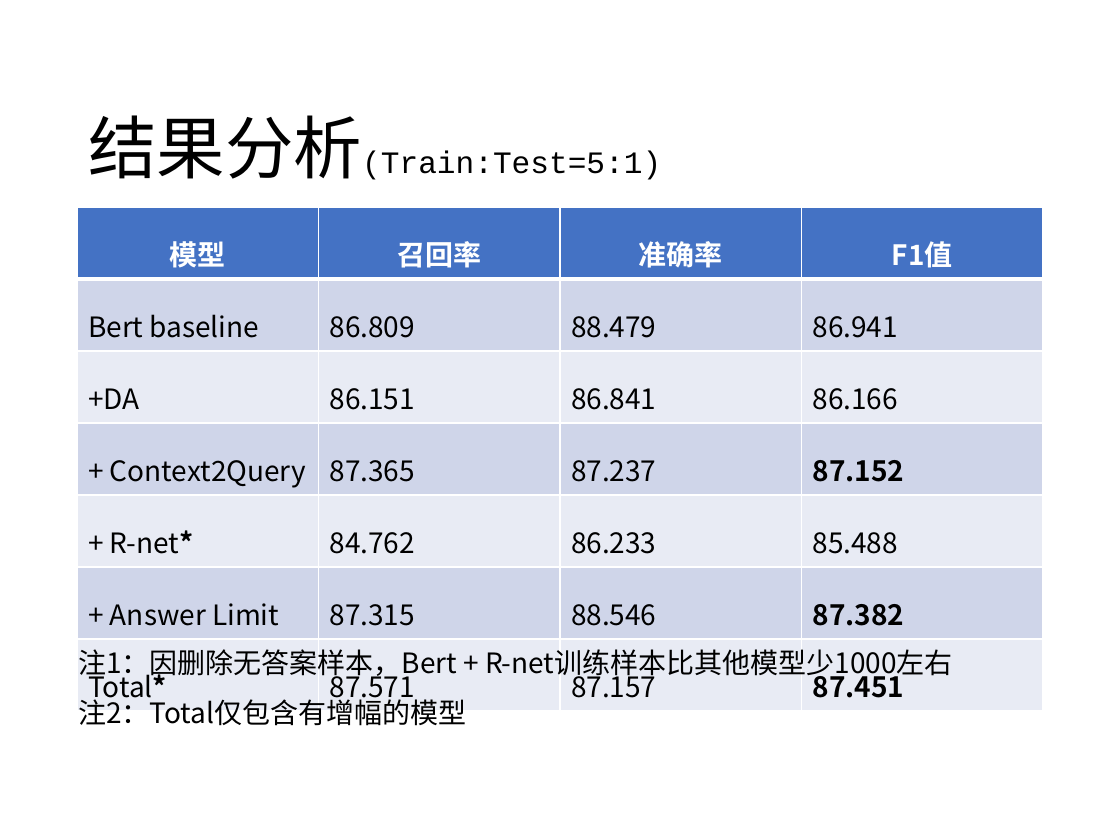
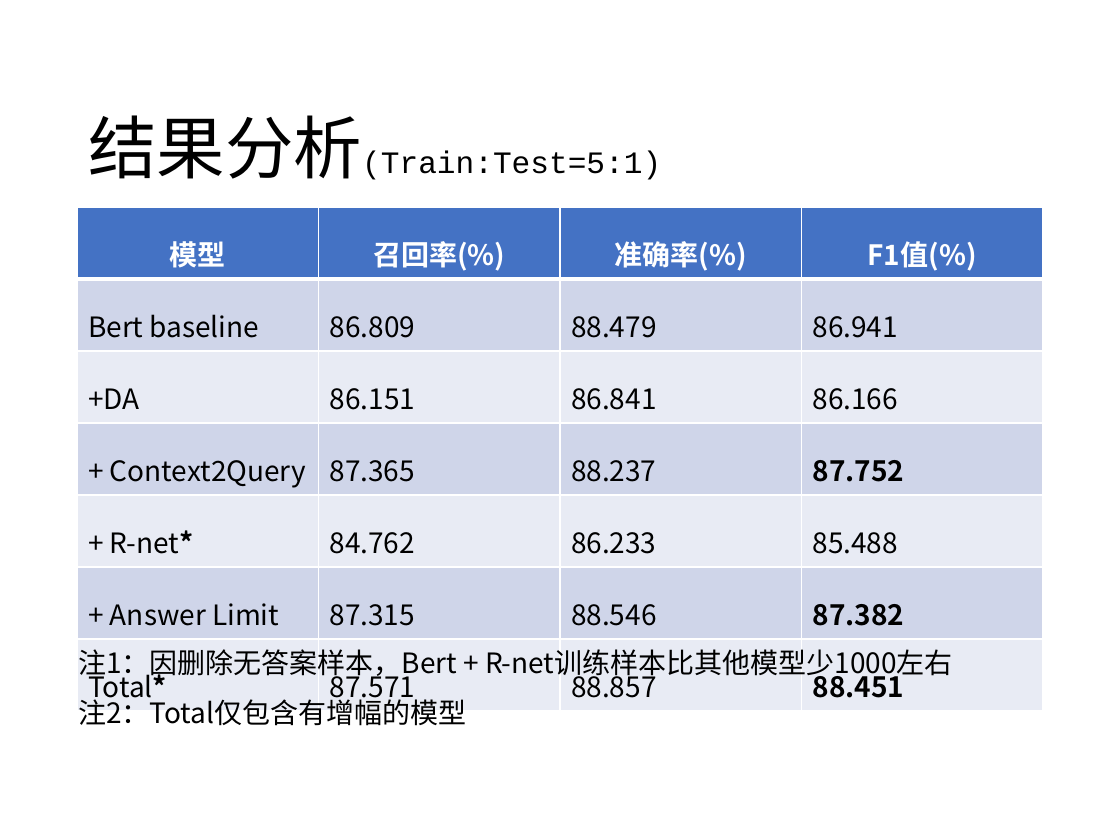
Before and after one commit to iseesaw/MRC, a slide deck: slide 12 of 0424.pptx (slide 9 before the commit). Drawn at 1120x840 pixels with LibreOffice and Linux fonts; fonts in the diff are those of the drawing. Boxes give left, top, right and bottom in pixels: in the first picture for what was removed or moved away, otherwise in the second. Text is boxed around its words. In the diff, an @@ line names an element or a change of style, - is before the commit and + after.

```diff
--- a/0424.pptx
+++ b/0424.pptx
@@ table at (77, 207, 1045, 709) @@
-row 1: 模型 | 召回率 | 准确率 | F1值
+row 1: 模型 | 召回率(%) | 准确率(%) | F1值(%)
-row 4, column 3: 87.237
+row 4, column 3: 88.237
-row 4, column 4: 87.152
+row 4, column 4: 87.752
-row 7, column 3: 87.157
+row 7, column 3: 88.857
-row 7, column 4: 87.451
+row 7, column 4: 88.451
```
Also in this commit, not shown: 7 other slides changed, 4 slides added, 1 other file.
